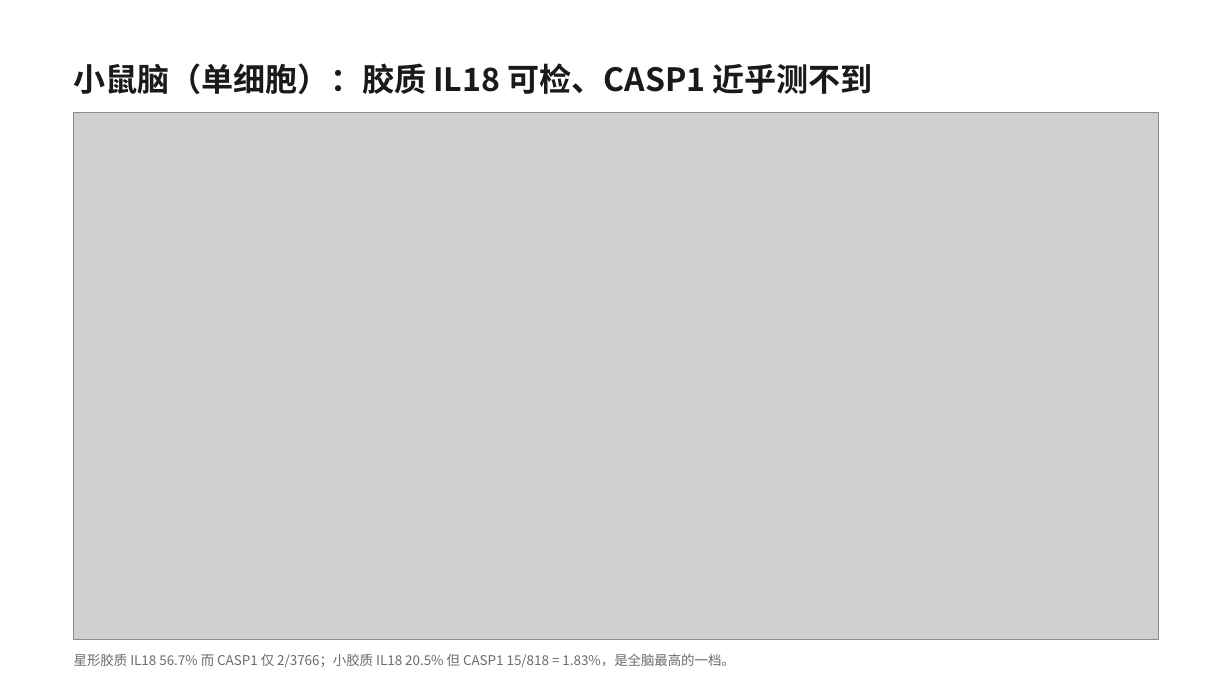
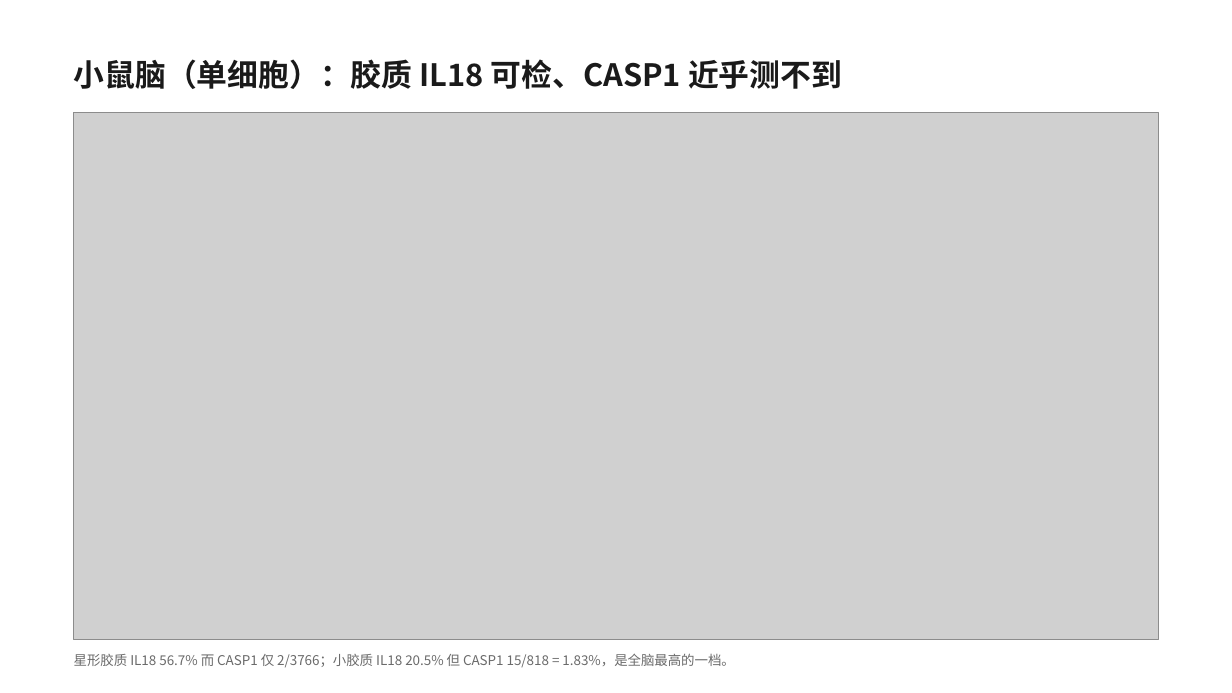
Before and after one commit to 7c96bzczcj-prog/aaa, a slide deck: slide 7 of il18_casp5organ/IL18_CASP_五器官筛选.pptx (slide 5 before the commit). Drawn at 1232x693 pixels with LibreOffice and Linux fonts; fonts in the diff are those of the drawing; grey boxes stand for pictures. Boxes give left, top, right and bottom in pixels: in the first picture for what was removed or moved away, otherwise in the second. Text is boxed around its words. In the diff, an @@ line names an element or a change of style, - is before the commit and + after.

```diff
--- a/il18_casp5organ/IL18_CASP_五器官筛选.pptx
+++ b/il18_casp5organ/IL18_CASP_五器官筛选.pptx
@@ text "小鼠脑（单细胞）：胶质 IL18 可检、CASP1 近乎测不到" at [74,59,842,89]: size 25 to 24 pt @@
```
Also in this commit, not shown: 5 other slides changed, 2 slides added, 1 slide removed, 19 other files.
